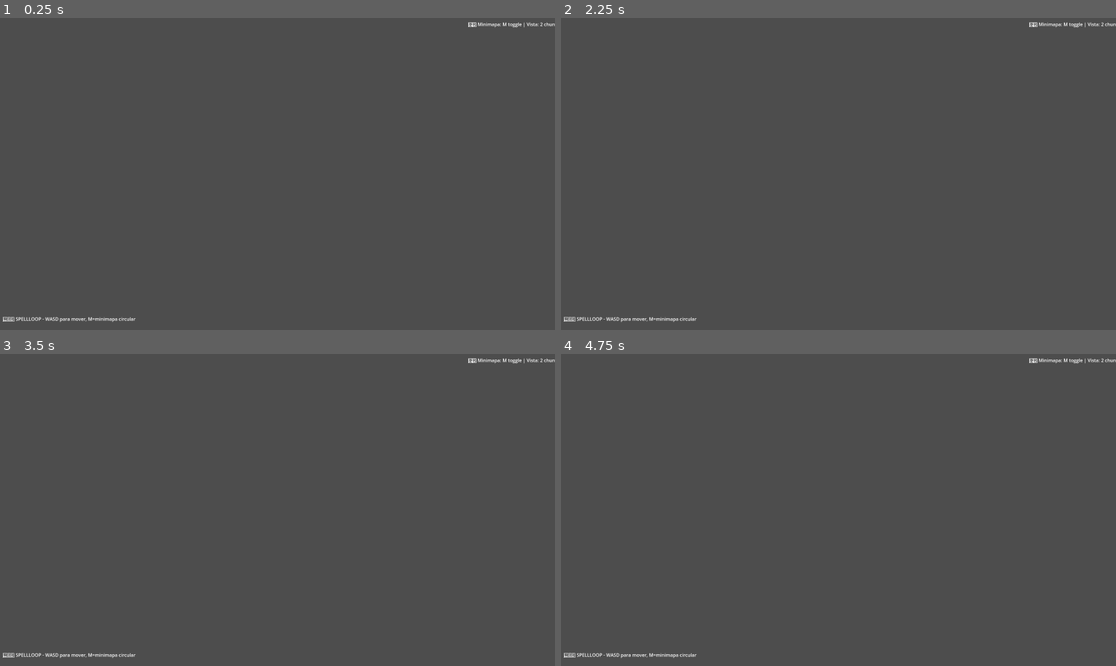
Above: before the commit, frames 1-4 (two rows, left to right).
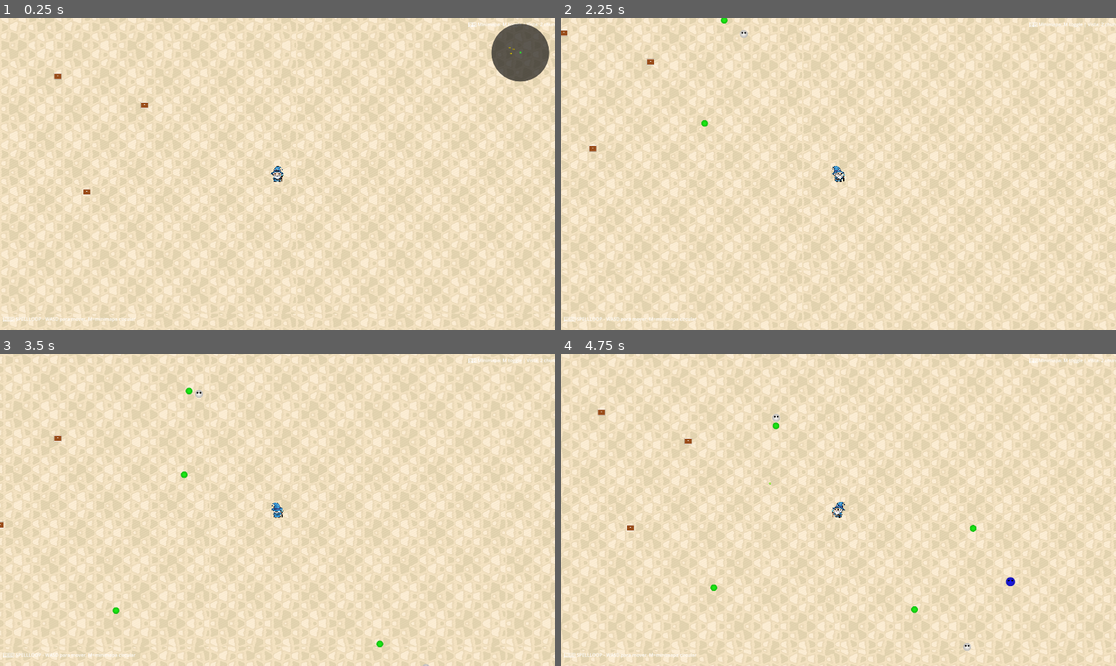
Above: after the commit, the same moments.

Repository: dsuarezmarra/spellloop
Game: Godot game, scene res://scenes/SpellloopMain.tscn
Same seed, same stepped clock (60 frames per second), same inputs: the game is played once before the commit and once after it. This scene is started directly instead of the project's main scene.
Inputs (mouse positions are in pixels of both pictures, inside the frame that each line leads up to):
- Up to frame 1 (0.25 s): no input
- Up to frame 2 (2.25 s): tap Enter (ui_accept) at 0.5, 0.77, 1.52 s; move the mouse to (960, 158) at 0.52 s; hold D (move_right) 0.53-1.28 s; click (960, 158) at 0.6 s; move the mouse to (727, 189) at 1.27 s; hold S (move_down) 1.28-2.03 s; tap Shift (dash) at 1.35 s; move the mouse to (894, 105) at 2.02 s; hold D (move_right) from 2.03 s (still down); tap M at 2.1 s
- Up to frame 3 (3.5 s): move the mouse to (249, 572) at 2.77 s; release D (move_right) at 2.78 s; hold W (move_up) from 2.78 s (still down); tap R at 2.85 s; click (249, 572) at 2.92 s; tap Enter (ui_accept) at 3.02 s
- Up to frame 4 (4.75 s): move the mouse to (1005, 556) at 3.52 s; release W (move_up) at 3.53 s; hold A (move_left) from 3.53 s (still down); tap 1 at 3.6 s; tap Enter (ui_accept) at 3.77, 4.52 s; move the mouse to (672, 463) at 4.27 s; tap 2 at 4.35 s

The runs differ from the first frame. In frame 1, 99% of the frame differs, in the area x 0-100%, y 0-100%; in frame 2, 100%; in frame 3, 100%; in frame 4, 100%.
Error before the commit: Parse Error: Could not parse global class "ItemManager" from "res://scripts/core/ItemManager.gd". (res://scripts/core/SpellloopGame.gd:22)

Commit message:
feat: Completar refactorización del sistema de cofres, eliminando funciones obsoletas y optimizando la gestión de cofres en chunks

Diff:
--- a/project/scripts/core/ItemManager.gd
+++ b/project/scripts/core/ItemManager.gd
@@ -115,17 +115,9 @@
 	print("📦 ", item_types.size(), " tipos de items configurados")
 
 func _process(_delta):
-	"""Actualizar sistema dinámico de cofres"""
+	"""Actualizar sistema de cofres"""
 	if not player:
 		return
-
-	# Verificar si el player se ha movido lo suficiente para spawnar un nuevo cofre
-	var current_pos = player.global_position
-	var distance_moved = current_pos.distance_to(last_player_position)
-
-	if distance_moved >= distance_for_new_chest:
-		consider_spawning_dynamic_chest()
-		last_player_position = current_pos
 
 	# Limpiar cofres muy lejanos para optimizar
 	cleanup_distant_chests()
@@ -242,7 +234,7 @@
 	# Emitir señal
 	item_collected.emit(item_type, item_data)
 
-func apply_item_effect(item_type: String, item_data: Dictionary):
+func apply_item_effect(item_type: String, _item_data: Dictionary):
 	"""Aplicar efecto de un item"""
 	match item_type:
 		"weapon_damage":
@@ -273,7 +265,7 @@
 			# Desbloquear nueva arma (se conectará con WeaponManager)
 			print("⚔️ Nueva arma desbloqueada")
 
-func create_boss_drop(position: Vector2, boss_type: String):
+func create_boss_drop(position: Vector2, _boss_type: String):
 	"""Crear drop especial de boss"""
 	var item_types_boss = ["new_weapon", "weapon_damage", "health_boost"]
 	var selected_type = item_types_boss[randi() % item_types_boss.size()]
@@ -293,7 +285,7 @@
 
 	print("👑 Drop de boss creado: ", selected_type)
 
-func _on_item_drop_collected(item_drop: Node2D, item_type: String):
+func _on_item_drop_collected(_item_drop: Node2D, item_type: String):
 	"""Manejar recolección de item drop"""
 	var item_data = {
 		"type": item_type,
@@ -307,29 +299,28 @@
 	var filtered_items = []
 
 	for item_id in item_types.keys():
-		var item = item_types[item_id]
-		if item.rarity == rarity_bias or rarity_bias == "any":
+		var _item = item_types[item_id]
+		if _item.rarity == rarity_bias or rarity_bias == "any":
 			filtered_items.append(item_id)
 
 	if filtered_items.is_empty():
 		return item_types.keys()[0]  # Fallback al primer item
 
 	return filtered_items[randi() % filtered_items.size()]
-
 func get_chest_count() -> int:
 	"""Obtener número de cofres activos"""
-	return active_chests.size()
+	return all_chests.size()
 
 # Funciones para el minimapa
 func get_active_chests() -> Array[Dictionary]:
 	"""Obtener cofres activos con información de rareza para el minimapa"""
 	var chest_data: Array[Dictionary] = []
 
-	for child in get_children():
-		if child is TreasureChest and not child.is_opened:
+	for chest in all_chests:
+		if is_instance_valid(chest):
 			chest_data.append({
-				"position": child.global_position,
-				"rarity": child.chest_rarity
+				"position": chest.global_position,
+				"rarity": 0  # Rareza básica por defecto
 			})
 
 	return chest_data
@@ -371,27 +362,6 @@
 	for chest in chests_to_remove:
 		if chest in all_chests:
 			all_chests.erase(chest)
-		print("📦 Cofre dinámico spawneado en: ", spawn_pos)
-
-func cleanup_distant_chests():
-	"""Limpiar cofres dinámicos muy lejanos para optimizar"""
-	if not player:
-		return
-
-	var player_pos = player.global_position
-	var max_distance = 1500.0  # Distancia máxima para mantener cofres
-
-	for i in range(active_chests.size() - 1, -1, -1):
-		var chest = active_chests[i]
-		if is_instance_valid(chest):
-			# Comparación directa ya que el contenedor compensa automáticamente
-			if chest.global_position.distance_to(player_pos) > max_distance:
-				print("📦 Removiendo cofre dinámico lejano en: ", chest.global_position)
-				active_chests.remove_at(i)
-				chest.queue_free()
-		else:
-			# Remover referencias inválidas
-			active_chests.remove_at(i)
 
 func create_test_item_drop(position: Vector2, type: String, rarity: int):
 	"""Crear un item drop de prueba (obsoleto - items ahora se crean al abrir cofres)"""
Not shown, added: project/ESTADO_REFACTORIZACION_FINAL.md
